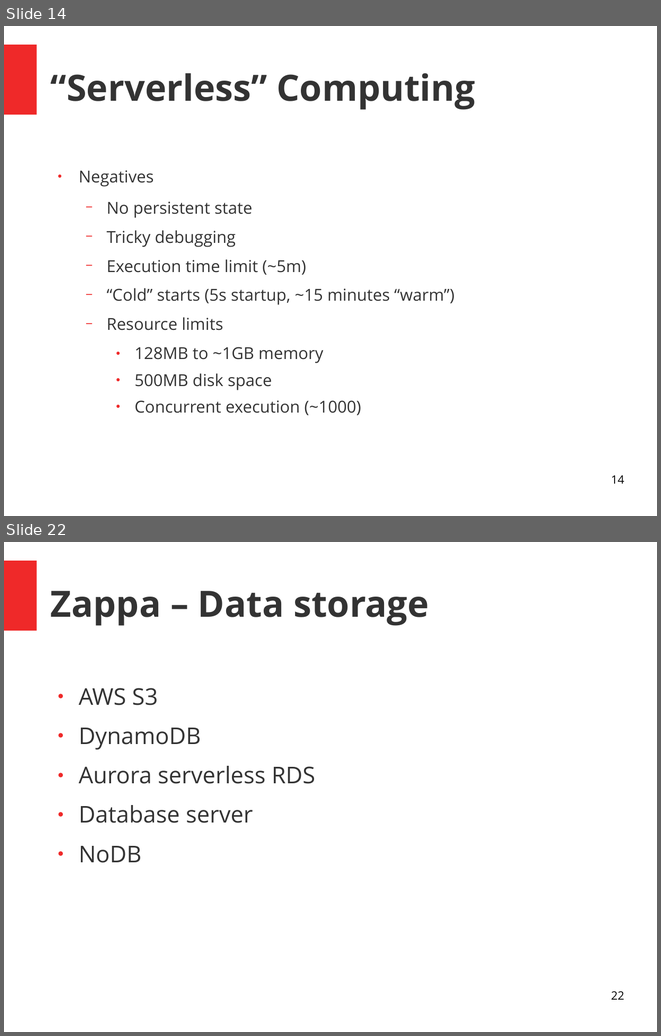
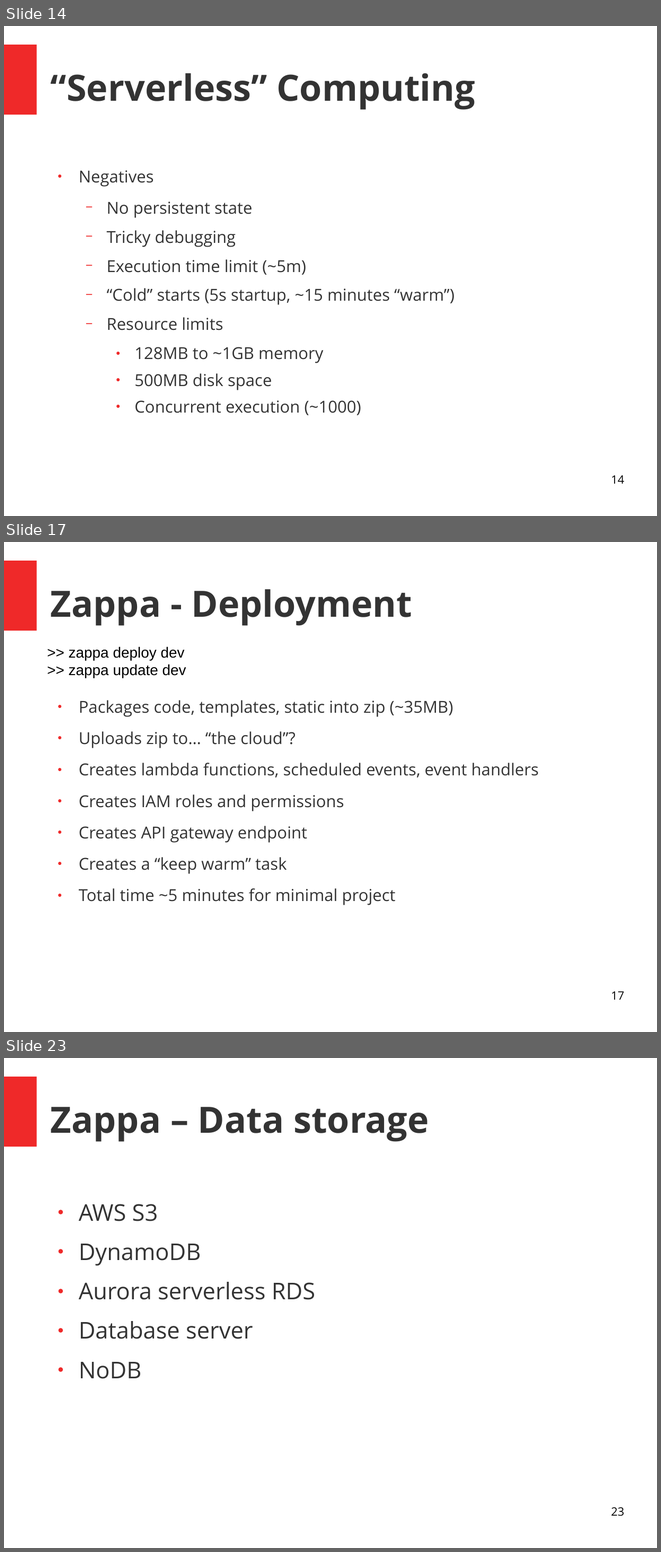
Before and after one commit to MattSegal/zappa-talk, a slide deck: presentation.odp. Shown one above the other, each under a label of ours: slides 14 and 22 before the commit, slides 14, 17 and 23 after it; the slides between them are not shown. The pictures are 661x1036 and 661x1552 pixels, drawn with LibreOffice and Linux fonts; fonts in the diff are those of the drawing. Boxes give left, top, right and bottom in pixels: in the first picture for what was removed or moved away, otherwise in the second. Text is boxed around its words. In the diff, an @@ line names an element or a change of style, - is before the commit and + after.

```diff
--- a/presentation.odp
+++ b/presentation.odp
@@ slide 17 added at (4, 542, 657, 1032), background #FFFFFF; not listed: 1 template element that a slide beside it also shows @@
@@ title added at (51, 589, 412, 626), 44 pt, text #333333, bold @@
+Zappa - Deployment
@@ text added at (69, 646, 186, 678), 18 pt, text #000000 @@
+>> zappa deploy dev
+>> zappa update dev
@@ text added at (79, 700, 539, 905), 20 pt, text #333333 @@
+● Packages code, templates, static into zip (~35MB)
+● Uploads zip to… “the cloud”?
+● Creates lambda functions, scheduled events, event handlers
+● Creates IAM roles and permissions
+● Creates API gateway endpoint
+● Creates a “keep warm” task
+● Total time ~5 minutes for minimal project
@@ page number added at (611, 991, 624, 999), 14 pt, text #000000 @@
+17
@@ what was slide 22 is now slide 23 @@
@@ page number at (611, 1507, 624, 1516): text changed @@
-22
+23
```
Also in this commit, not shown: 10 slides changed, 4 other slides added, 5 slides removed, 1 other file.
